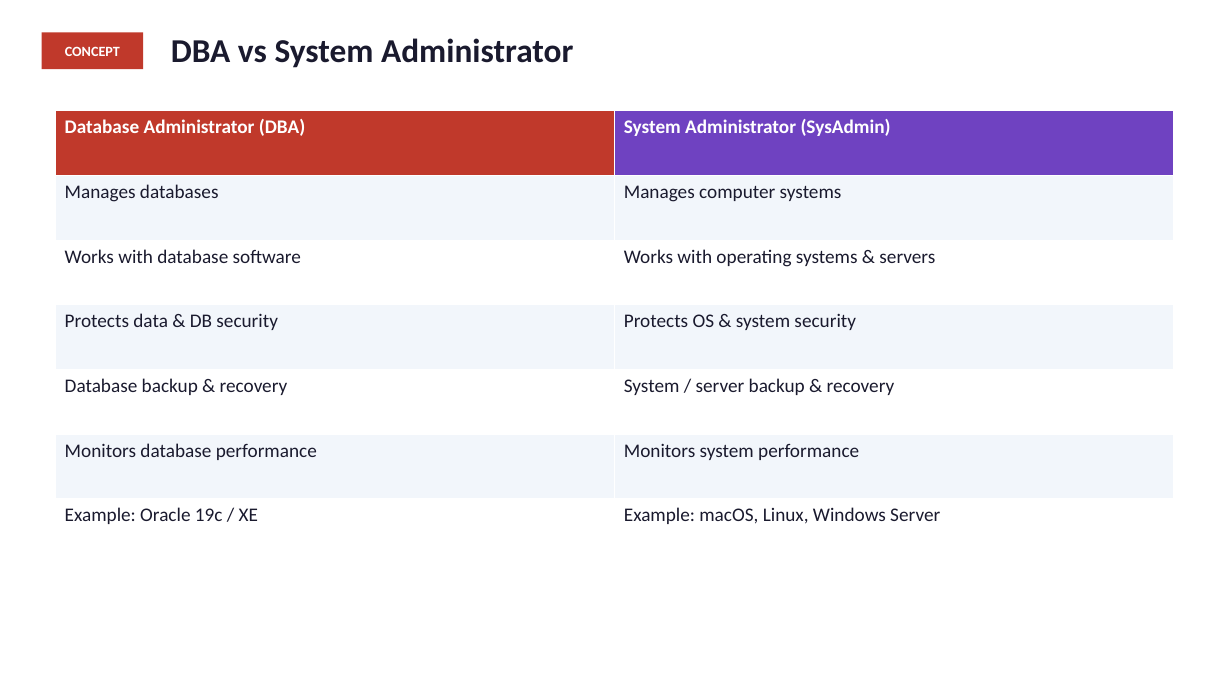
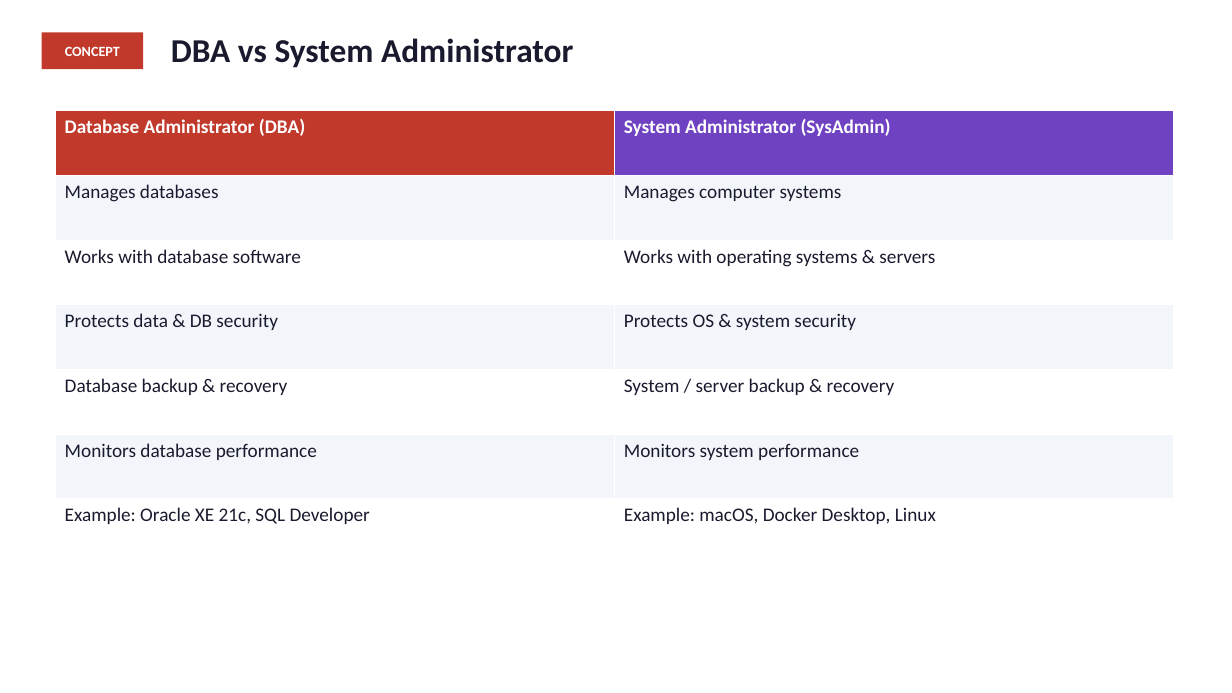
Before and after one commit to mashinsp/motiondesign, a slide deck: slide 14 of SQL_Developer_Installation_updated.pptx. Drawn at 1232x693 pixels with LibreOffice and Linux fonts; fonts in the diff are those of the drawing. Boxes give left, top, right and bottom in pixels: in the first picture for what was removed or moved away, otherwise in the second. Text is boxed around its words. In the diff, an @@ line names an element or a change of style, - is before the commit and + after.

```diff
--- a/SQL_Developer_Installation_updated.pptx
+++ b/SQL_Developer_Installation_updated.pptx
@@ table at (55, 111, 1174, 564) @@
-row 7, column 1: Example: Oracle 19c / XE
+row 7, column 1: Example: Oracle XE 21c, SQL Developer
-row 7, column 2: Example: macOS, Linux, Windows Server
+row 7, column 2: Example: macOS, Docker Desktop, Linux
```
Also in this commit, not shown: 5 other slides changed.
